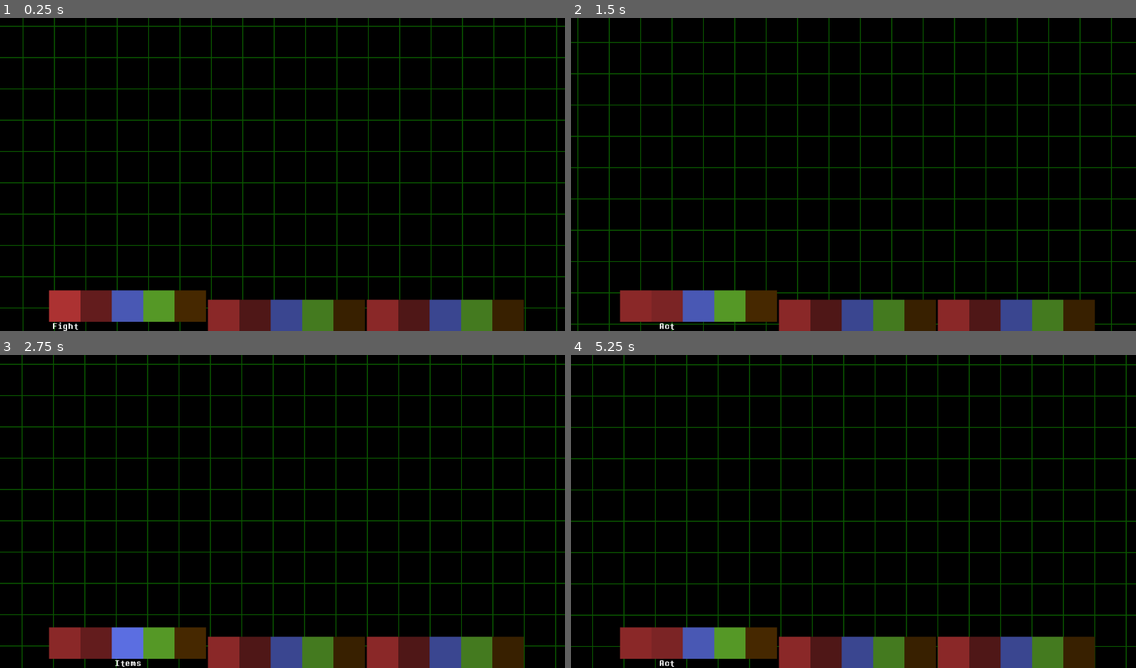
Above: before the commit, frames 1-4 (two rows, left to right).
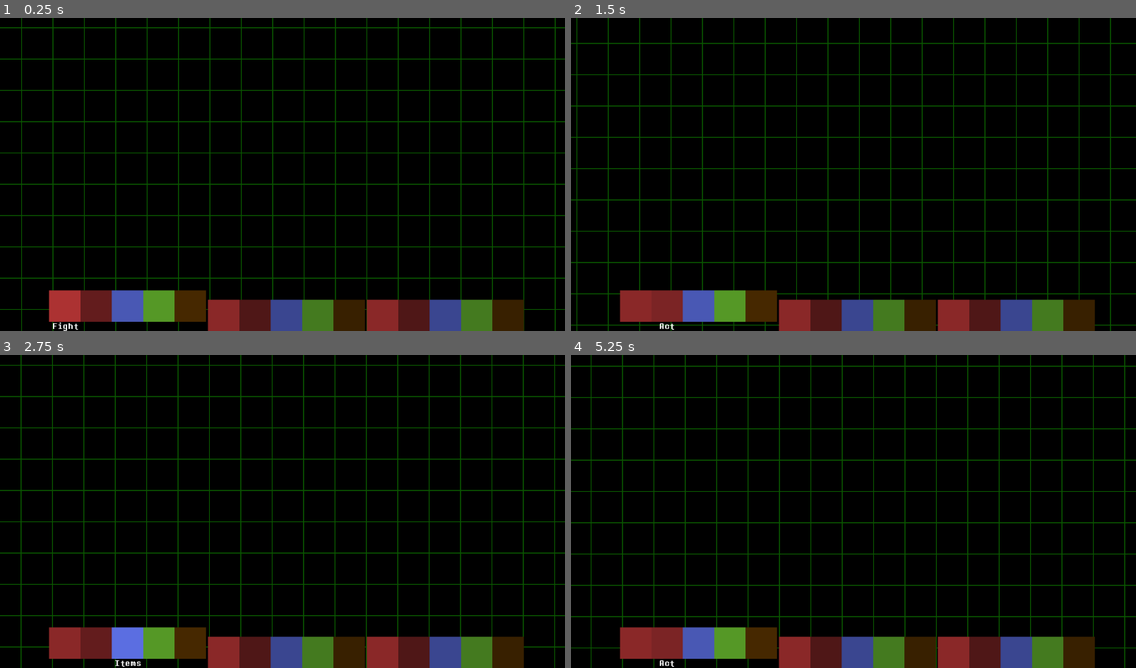
Above: after the commit, the same moments.

Repository: LunarTides/nutdealer
Game: Godot game, scene res://scenes/ui/encounter/encounter_ui.tscn
The game is run twice, just before and just after one commit, with the same random seed, the same clock (stepped at 60 frames per second) and the same inputs. This scene is started directly instead of the project's main scene. The engine's default icon, where the game draws it, is replaced by a stand-in: a white triangle on a blue panel in a dark square.
Inputs (mouse positions are in pixels of both pictures, inside the frame that each line leads up to):
- Up to frame 1 (0.25 s): no input
- Up to frame 2 (1.5 s): move the mouse to (977, 158) at 0.52 s; hold D (editor_pan_right) 0.53-1.25 s; hold Z (interact) 0.53-1.25 s; click (977, 158) at 0.67 s; drag from (740, 190) to (825, 237) at 1.27 s
- Up to frame 3 (2.75 s): move the mouse to (339, 442) at 2.02 s; hold D (editor_pan_right) from 2.03 s (still down); hold Z (interact) from 2.03 s (still down)
- Up to frame 4 (5.25 s): release D (editor_pan_right) at 2.75 s; release Z (interact) at 2.75 s; drag from (825, 574) to (684, 464) at 2.77 s; move the mouse to (1023, 558) at 3.52 s; hold A (editor_pan_left) 3.53-4.25 s; hold Z (interact) 3.53-4.25 s; drag from (684, 464) to (768, 433) at 4.27 s; move the mouse to (881, 511) at 5.02 s; hold S (editor_pan_down) from 5.03 s (still down); hold Z (interact) from 5.03 s (still down); click (881, 511) at 5.17 s

The runs differ from the first frame. In frame 1, 14% of the frame differs, in the area x 0-100%, y 0-100%; in frame 2, 12%; in frame 3, 11%; in frame 4, 14%.

Commit message:
Add soul to encounters

Diff:
--- a/project.godot
+++ b/project.godot
@@ -161,6 +161,7 @@
 
 2d_physics/layer_1="Player"
 2d_physics/layer_2="World"
+2d_physics/layer_3="Projectiles"
 
 [physics]
 
--- a/scenes/ui/encounter/encounter_ui.gd
+++ b/scenes/ui/encounter/encounter_ui.gd
@@ -8,6 +8,7 @@
 @export_category("UI Nodes")
 @export var grid: TextureRect
 @export var camera_2d: Camera2D
+@export var soul_container: PanelContainer
 
 
 var old_grid_position: Vector2
@@ -15,6 +16,15 @@
 # Called when the node enters the scene tree for the first time.
 func _ready() -> void:
 	init_grid()
+
+	if not Engine.is_editor_hint():
+		soul_container.hide()
+
+	Encounter.state_changed.connect(func(old: Encounter.State, new: Encounter.State) -> void:
+		var enemy: bool = new == Encounter.State.Enemy
+		soul_container.visible = enemy
+		soul_container.process_mode = Node.PROCESS_MODE_INHERIT if enemy else Node.PROCESS_MODE_DISABLED
+	)
 
 
 # Called every frame. 'delta' is the elapsed time since the previous frame.
--- a/scenes/ui/encounter/encounter_ui.tscn
+++ b/scenes/ui/encounter/encounter_ui.tscn
@@ -7,6 +7,7 @@
 [ext_resource type="Script" uid="uid://414ticr2po26" path="res://resources/encounter_data.gd" id="5_mrwyr"]
 [ext_resource type="PackedScene" uid="uid://ca03oun6n6xh4" path="res://scenes/ui/encounter/actions.tscn" id="6_1vo3m"]
 [ext_resource type="Script" uid="uid://bs0rvp84eyy6v" path="res://scenes/ui/encounter/actions_container.gd" id="6_fet88"]
+[ext_resource type="PackedScene" uid="uid://dp7vkfevdqcpi" path="res://scenes/ui/encounter/soul.tscn" id="8_1eyuo"]
 
 [sub_resource type="Resource" id="Resource_i6yx0"]
 script = ExtResource("5_mrwyr")
@@ -14,7 +15,17 @@
 health = 100
 metadata/_custom_type_script = "uid://414ticr2po26"
 
-[node name="EncounterUI" type="Control" unique_id=569011371 node_paths=PackedStringArray("grid", "camera_2d")]
+[sub_resource type="StyleBoxFlat" id="StyleBoxFlat_5xele"]
+bg_color = Color(0, 0, 0, 1)
+border_width_left = 1
+border_width_top = 1
+border_width_right = 1
+border_width_bottom = 1
+
+[sub_resource type="RectangleShape2D" id="RectangleShape2D_hakx0"]
+size = Vector2(33, 256)
+
+[node name="EncounterUI" type="Control" unique_id=569011371 node_paths=PackedStringArray("grid", "camera_2d", "soul_container")]
 layout_mode = 3
 anchors_preset = 15
 anchor_right = 1.0
@@ -25,15 +36,16 @@
 grid_move_speed = 25.0
 grid = NodePath("Grid")
 camera_2d = NodePath("Camera2D")
+soul_container = NodePath("SoulContainer")
 
 [node name="Grid" type="TextureRect" parent="." unique_id=1906994448]
 modulate = Color(0.039698455, 0.33625436, 1.92523e-07, 1)
 z_index = -10
 layout_mode = 0
-offset_left = -23.251839
-offset_top = -232.74818
-offset_right = 1384.7482
-offset_bottom = 663.25183
+offset_left = -89.899704
+offset_top = -166.10146
+offset_right = 1318.1003
+offset_bottom = 729.89856
 mouse_filter = 2
 texture = ExtResource("1_3ians")
 stretch_mode = 1
@@ -103,4 +115,53 @@
 [node name="Actions3" parent="ActionsContainer" unique_id=1326461017 instance=ExtResource("6_1vo3m")]
 layout_mode = 2
 
+[node name="SoulContainer" type="PanelContainer" parent="." unique_id=1920543855]
+custom_minimum_size = Vector2(256, 256)
+layout_mode = 1
+anchors_preset = 8
+anchor_left = 0.5
+anchor_top = 0.5
+anchor_right = 0.5
+anchor_bottom = 0.5
+offset_left = -20.0
+offset_top = -20.0
+offset_right = 20.0
+offset_bottom = 20.0
+grow_horizontal = 2
+grow_vertical = 2
+theme_override_styles/panel = SubResource("StyleBoxFlat_5xele")
+
+[node name="LeftWall" type="StaticBody2D" parent="SoulContainer" unique_id=1705899972]
+position = Vector2(-16, 128)
+metadata/_edit_group_ = true
+
+[node name="CollisionShape2D" type="CollisionShape2D" parent="SoulContainer/LeftWall" unique_id=1226507363]
+shape = SubResource("RectangleShape2D_hakx0")
+
+[node name="RightWall" type="StaticBody2D" parent="SoulContainer" unique_id=410977562]
+position = Vector2(272, 128)
+metadata/_edit_group_ = true
+
+[node name="CollisionShape2D" type="CollisionShape2D" parent="SoulContainer/RightWall" unique_id=2115979341]
+shape = SubResource("RectangleShape2D_hakx0")
+
+[node name="Ceiling" type="StaticBody2D" parent="SoulContainer" unique_id=565098639]
+position = Vector2(128, -16)
+rotation = 1.5707964
+metadata/_edit_group_ = true
+
+[node name="CollisionShape2D" type="CollisionShape2D" parent="SoulContainer/Ceiling" unique_id=1808840362]
+shape = SubResource("RectangleShape2D_hakx0")
+
+[node name="Floor" type="StaticBody2D" parent="SoulContainer" unique_id=509047610]
+position = Vector2(128, 272)
+rotation = -1.5707964
+metadata/_edit_group_ = true
+
+[node name="CollisionShape2D" type="CollisionShape2D" parent="SoulContainer/Floor" unique_id=1718301443]
+shape = SubResource("RectangleShape2D_hakx0")
+
+[node name="Soul" parent="SoulContainer" unique_id=1163045652 instance=ExtResource("8_1eyuo")]
+position = Vector2(127, 130)
+
 [connection signal="pressed" from="Creator/VBoxContainer/EndEncounterButton" to="Creator" method="_on_end_encounter_button_pressed"]
--- /dev/null
+++ b/scenes/ui/encounter/soul.gd
@@ -0,0 +1,30 @@
+extends CharacterBody2D
+
+enum SoulColor {
+	Red,
+	Blue,
+	Yellow,
+	Purple,
+	Orange,
+}
+
+@export var speed: float = 300.0
+@export var color: SoulColor = SoulColor.Red
+
+func _ready() -> void:
+	Encounter.enemy_turn_started.connect(func() -> void:
+		reposition()
+	)
+
+func _physics_process(delta: float) -> void:
+	# TODO: Maybe don't normalize this vector?
+	var direction: Vector2 = Input.get_vector(&"walk_left", &"walk_right", &"walk_up", &"walk_down")
+	if direction:
+		velocity = direction * speed
+	else:
+		velocity = Vector2.ZERO
+
+	move_and_slide()
+
+func reposition() -> void:
+	global_position = Global.screen_size / 2
--- /dev/null
+++ b/scenes/ui/encounter/soul.tscn
@@ -0,0 +1,29 @@
+[gd_scene format=3 uid="uid://dp7vkfevdqcpi"]
+
+[ext_resource type="Texture2D" uid="uid://cxrbxe32nw7yq" path="res://assets/sprites/tiles/debug/red.svg" id="1_58lfs"]
+[ext_resource type="Script" uid="uid://drbnfn2r6h516" path="res://scenes/ui/encounter/soul.gd" id="1_niifa"]
+
+[sub_resource type="RectangleShape2D" id="RectangleShape2D_niifa"]
+size = Vector2(32, 32)
+
+[sub_resource type="CircleShape2D" id="CircleShape2D_58lfs"]
+radius = 12.0
+
+[node name="Soul" type="CharacterBody2D" unique_id=1163045652]
+motion_mode = 1
+script = ExtResource("1_niifa")
+speed = 100.0
+
+[node name="Sprite2D" type="Sprite2D" parent="." unique_id=1984745588]
+texture = ExtResource("1_58lfs")
+region_enabled = true
+region_rect = Rect2(0, 0, 32, 32)
+
+[node name="CollisionShape2D" type="CollisionShape2D" parent="." unique_id=2101374105]
+shape = SubResource("RectangleShape2D_niifa")
+
+[node name="Hitbox" type="Area2D" parent="." unique_id=484265100]
+collision_mask = 4
+
+[node name="CollisionShape2D" type="CollisionShape2D" parent="Hitbox" unique_id=1549570371]
+shape = SubResource("CircleShape2D_58lfs")
--- a/scripts/game/encounter.gd
+++ b/scripts/game/encounter.gd
@@ -7,6 +7,7 @@
 signal ended(tile: Tile)
 signal turn_ended(turn: int)
 signal state_changed(old: State, new: State)
+signal enemy_turn_started
 
 enum State {
 	PartyMembers,
@@ -24,6 +25,7 @@
 			state_changed.emit(old, state)
 
 			if state == State.Enemy:
+				enemy_turn_started.emit()
 				handle_enemy_turn()
 var running: bool = false
 var party_members: Array[PartyMemberData]
@@ -107,8 +109,8 @@
 		return
 
 	# TODO: Do
-	print_debug("[Encounter] Enemy turn. Enemy will do nothing for 1 second.")
-	await get_tree().create_timer(1.0).timeout
+	print_debug("[Encounter] Enemy turn. Enemy will do nothing for 3 seconds.")
+	await get_tree().create_timer(3.0).timeout
 	end_turn()
 
 func start(tile: Tile) -> void:
--- a/scripts/game/game.gd
+++ b/scripts/game/game.gd
@@ -70,6 +70,12 @@
 	add_child(tiles)
 
 	border_tiles = Node.new()
+	Encounter.started.connect(func(tile: Tile) -> void:
+		border_tiles.process_mode = Node.PROCESS_MODE_DISABLED
+	)
+	Encounter.ended.connect(func(tile: Tile) -> void:
+		border_tiles.process_mode = Node.PROCESS_MODE_INHERIT
+	)
 	add_child(border_tiles)
 
 func feedback(message: String, feedback_type: FeedbackType) -> void:
Not shown, added: scenes/ui/encounter/soul.gd.uid
